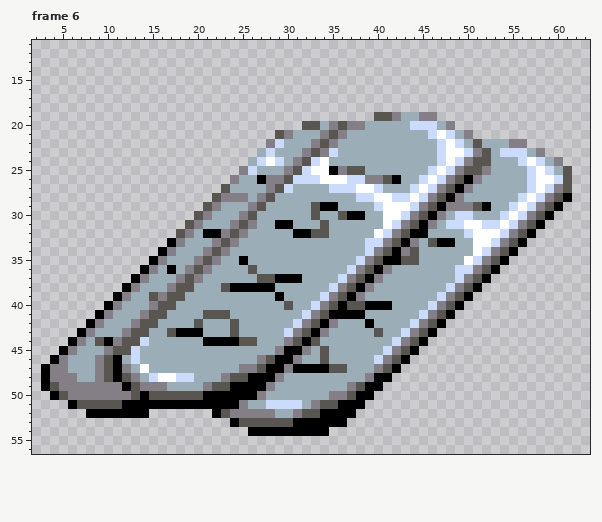
Pixel-art file: GraphicResources/WorkPlace/Emerald_Stone.aseprite. That is the earlier state.
64x64 pixels, 6 frames. Shown: frame 6: x 2..63, y 11..56.
Once edited:
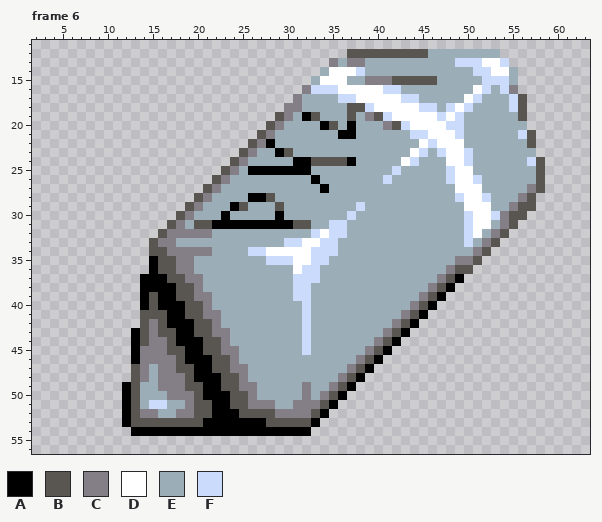
Palette (. is transparent): A #000000  B #595652  C #847e87  D #ffffff  E #9badb7  F #cbdbfc
What changed:
Changed rows in their new state; - is an unchanged pixel.
Frame 6, layer "Layer 1":
first column x 3:
12 ----------------------------------BBBBBBBBBEEEEEEEE--------
13 --------------------------------CECCEEEEEEEEEEFFFDDF-------
14 -------------------------------EDDDFEEEEEEEEEEEEFFDDE------
15 ------------------------------EDDDEECCCBBBBBEEEEEFFFE------
16 -----------------------------CFFFDDDDDFFEEEEEEEEDFEFC------
17 ----------------------------CEEEEFFDDDDDFFEEEEEDFEEEFB-----
18 ---------------------------CCEEEEEBBFDDDDDFFEFDFEEEEFB-----
19 --------------------------BCEABEEEBEC-FDDDDDFDFEEEEEEB-----
20 -------------------------BCEEEEABEAE--CBFDDDDFFEEEEEEE-----
21 ------------------------BCEE---EEAA------FFD-DFEEEEEEFB----
22 -----------------------BCAE---EEE---------DFD-D-E---EEB----
23 ----------------------BC-EAB-EEEE--------DF-----EE-EEE-.---
24 ---------------------BC-EEE-AABBBBA-----DF--E-DFEE---EFB..-
25 --------------------BCEAAAAAAAEEEEEE---F---EE-DDEE----EB...
26 -------------------BCE--EEEEEEAEEEEEEEFE--EEEFDDF-----EB...
27 ------------------BCE----EEE---AEEEEEE---EEEEEDDD-----CB...
28 -----------------BCEEEEAA----------EEEEEEEEEEEFDDF---CB....
29 ----------------BCEE-ABEE-B---EEE--F-EEEEEEEEEEDDD--CBB...-
30 ---------------BCEE-A-EE--A---E--EFE--EEEEEEE-E-DDFCBB...--
31 --------------BCEBBAAAAAAA--BB-EFF----EEEEEE-EEF-DECB...---
32 -------------BCC-CCEEEE-----EEFDFF---EEEEEE------ECB...----
33 ------------BCCE---EEE-----FFDDFF---EEEEEE-EEE-FECB...-----
34 ------------BB-CCC-EE--FFDDDDDFFF---EEEEEE------CB...------
35 -------------BBCCEEE--E--FFFDDFF---EEEEEEE----CCB...-------
36 -----------.ABBC-EE----E----DFF---EEEEE------CBB...--------
37 ----------.AAABBC-------EEEEFFF--EEEEE------CBA...---------
38 ---------..AAAA--C--EEEEEE--FF--EEEEE------CBA...----------
39 --------...A-AA-BCC-------E-FF-EEEEE------CBA...-----------
40 -------....ABAAABBC--------E-FEEEEEEEEE--CBA...------------
41 ------.....B--AABBCCE---------EEEEEE----CBA...-------------
42 -----......-CBAAA-BC-E------EFEEE---E--CBA...--------------
43 ----......A-CB---BBCCE-----EEFEE-----ECBA...---------------
44 ---.......ABCCBAAABBCEEE---EEFE------CBA...----------------
45 --........ACCCBBAABBCC----EEEF-E----CBA...-----------------
46 -.........ACCCCBAAABBC--EEEEE--E---CBA...------------------
47 ..........BC-CCBBAABBC-EEEEEEEEEEECBA...-------------------
48 ..........BCECCCBAAAB-CEEEE------CBA...--------------------
49 .........--EE-CCBBAA-BCCEE---C--CBA...---------------------
50 -........A-EEECCC----BBCE----C-CBA...----------------------
51 ---......-BEFFEECBB--BBCCCEECC--A...-----------------------
52 -----....-BCCEECCBB-AABBBBCC-C--...------------------------
53 ---------ABBBBBBBBAAA-AAA---BB-...-------------------------
54 ----------AAAAAAAAAAAAA-------..---------------------------
Where, in picture pixels (left, top, right, bottom), the same in both pictures:
changed: (41, 49, 572, 436)
